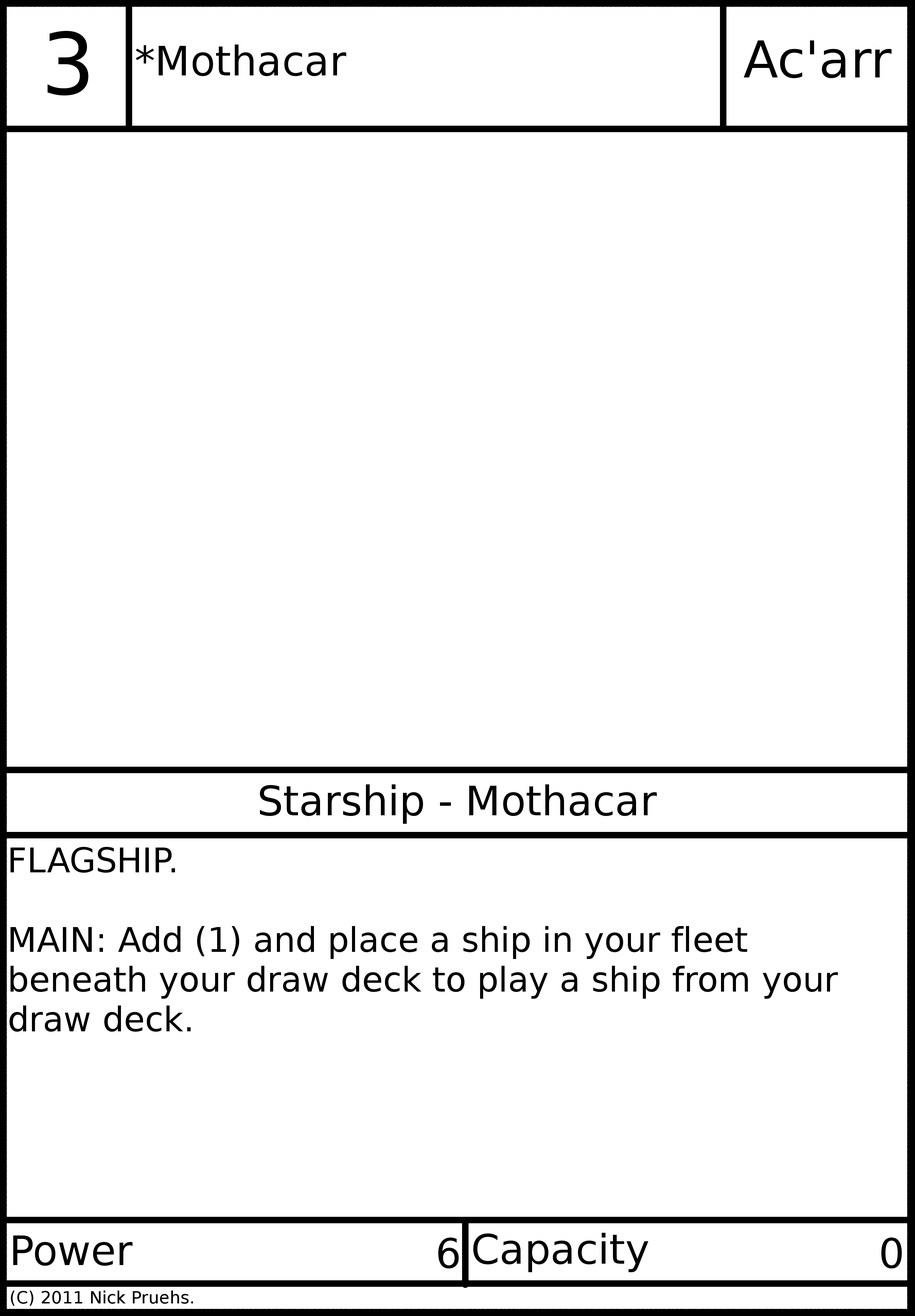
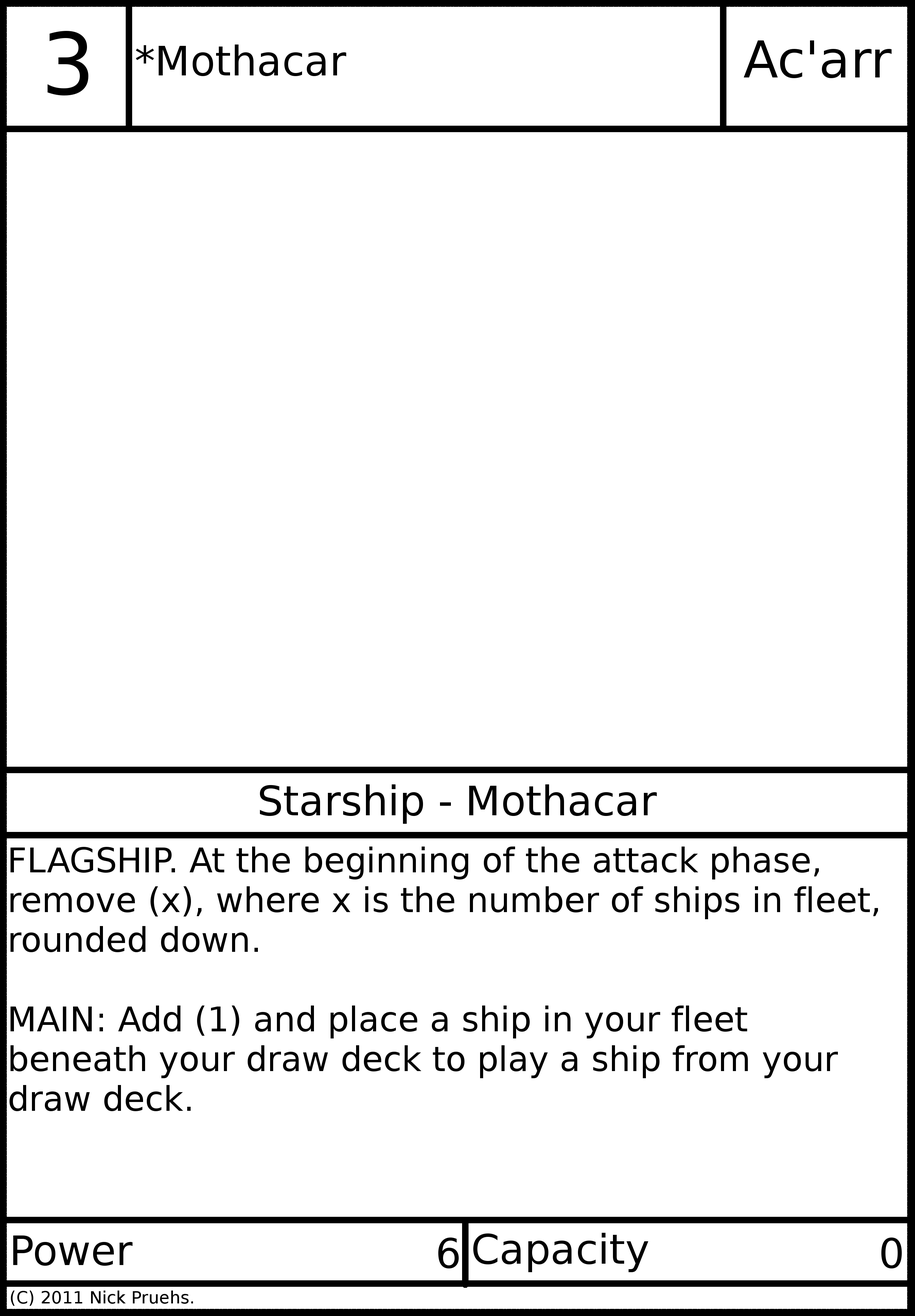
Two versions of the same layered image (w=915, h=1316). Layer-by-layer changes:
painted on "Card Text" over [9, 846, 878, 1111]
